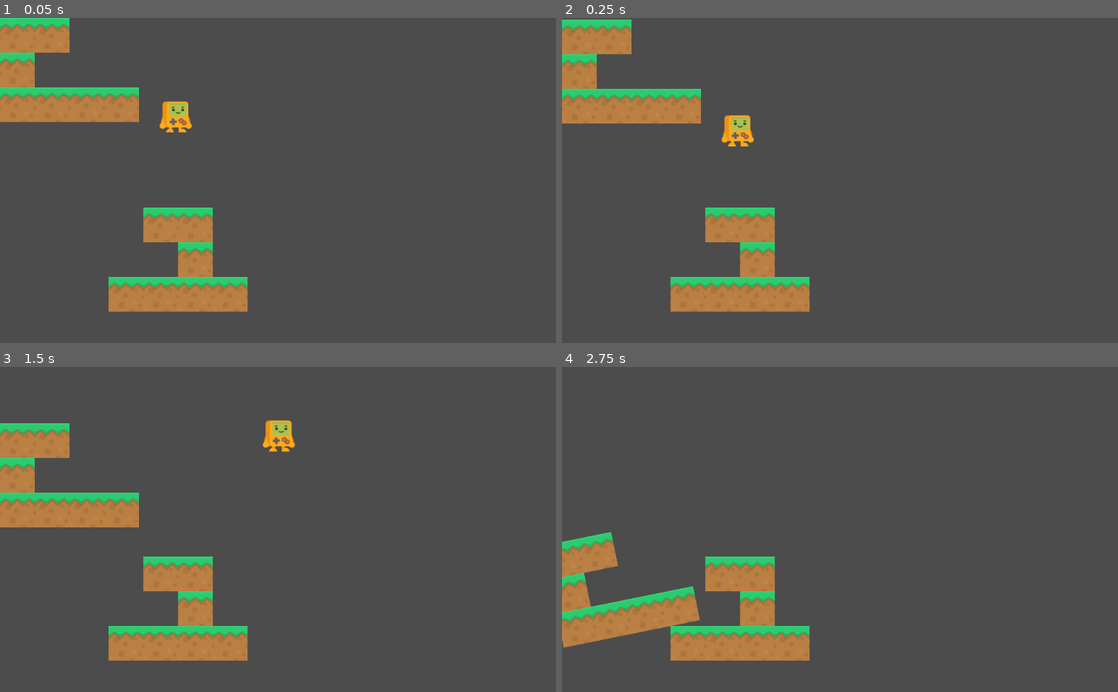
Above: before the commit, frames 1-4 (two rows, left to right).
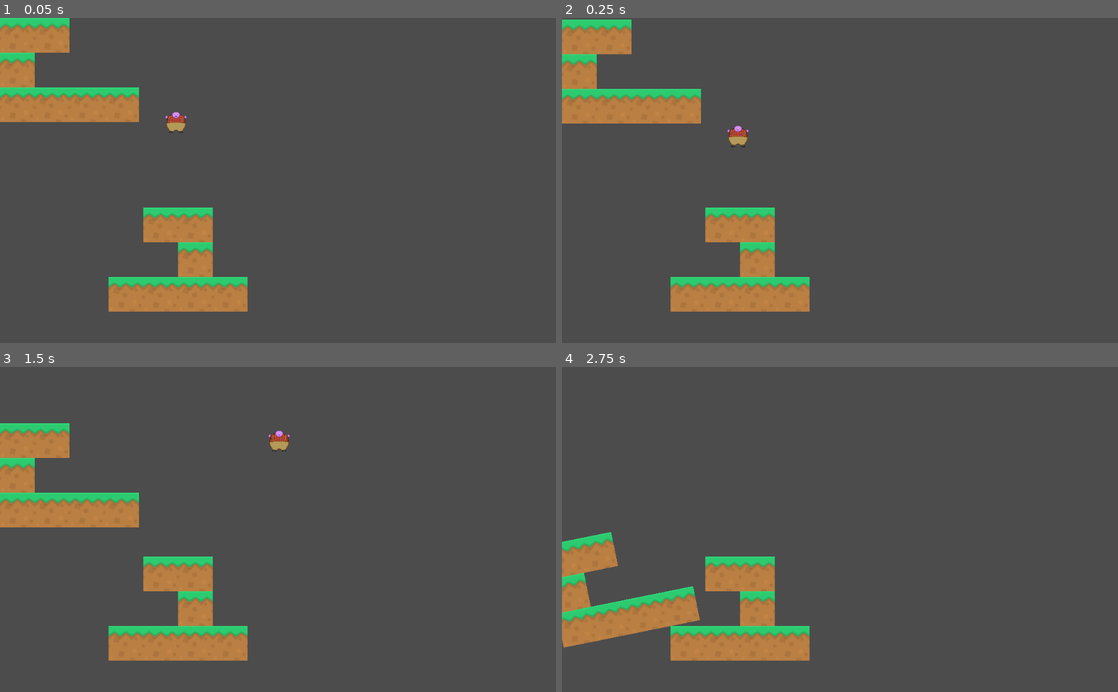
Above: after the commit, the same moments.

Repository: carsonswope/gmtk-jam
Game: Godot game, scene res://MainScene.tscn
Same seed, same stepped clock (60 frames per second), same inputs: the game is played once before the commit and once after it.
Inputs:
- Up to frame 1 (0.05 s): no input
- Up to frame 2 (0.25 s): no input
- Up to frame 3 (1.5 s): hold Right (move_right) from 0.53 s (still down); tap Up (jump) at 0.77 s
- Up to frame 4 (2.75 s): tap Up (jump) at 1.52 s; release Right (move_right) at 2.03 s; hold Left (move_left) from 2.03 s (still down)

The runs differ from the first frame. In frame 1, 0.5% of the frame differs, in the area x 28-35%, y 25-36%; in frame 2, 0.5%, in the area x 28-35%, y 29-40%; in frame 3, 0.5%; in frame 4, nothing differs.

Commit message:
change player to 40x40 circle collider, update sprite to placeholder

Diff:
--- a/Player.tscn
+++ b/Player.tscn
@@ -1,10 +1,10 @@
 [gd_scene load_steps=4 format=2]
 
-[ext_resource path="res://Sprites/platformChar_idle.png" type="Texture" id=1]
+[ext_resource path="res://resources/sprites/guy_front.png" type="Texture" id=1]
 [ext_resource path="res://Player.gd" type="Script" id=2]
 
-[sub_resource type="RectangleShape2D" id=1]
-extents = Vector2( 20.7676, 28.5229 )
+[sub_resource type="CircleShape2D" id=1]
+radius = 20.0
 
 [node name="Player" type="KinematicBody2D" groups=[
 "Player",
@@ -12,10 +12,10 @@
 script = ExtResource( 2 )
 
 [node name="Sprite" type="Sprite" parent="."]
-position = Vector2( -0.648175, -41.5182 )
+position = Vector2( 0, -20 )
 scale = Vector2( 0.898108, 0.864962 )
 texture = ExtResource( 1 )
 
 [node name="CollisionShape2D" type="CollisionShape2D" parent="."]
-position = Vector2( -0.471405, -28.7141 )
+position = Vector2( 0, -20 )
 shape = SubResource( 1 )
Binary file added: resources/sprites/guy_front.png
Not shown, added: resources/sprites/guy_front.png.import
